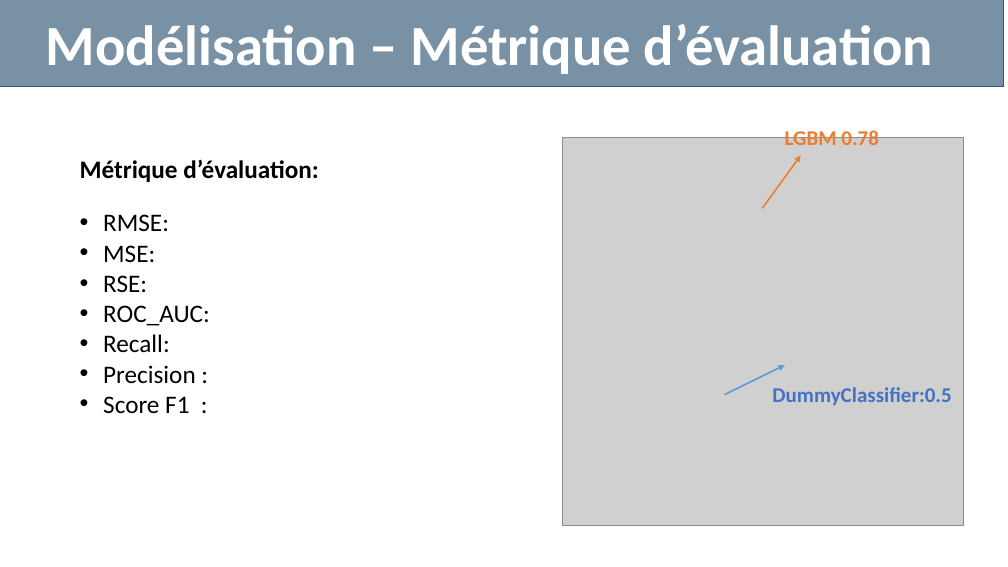
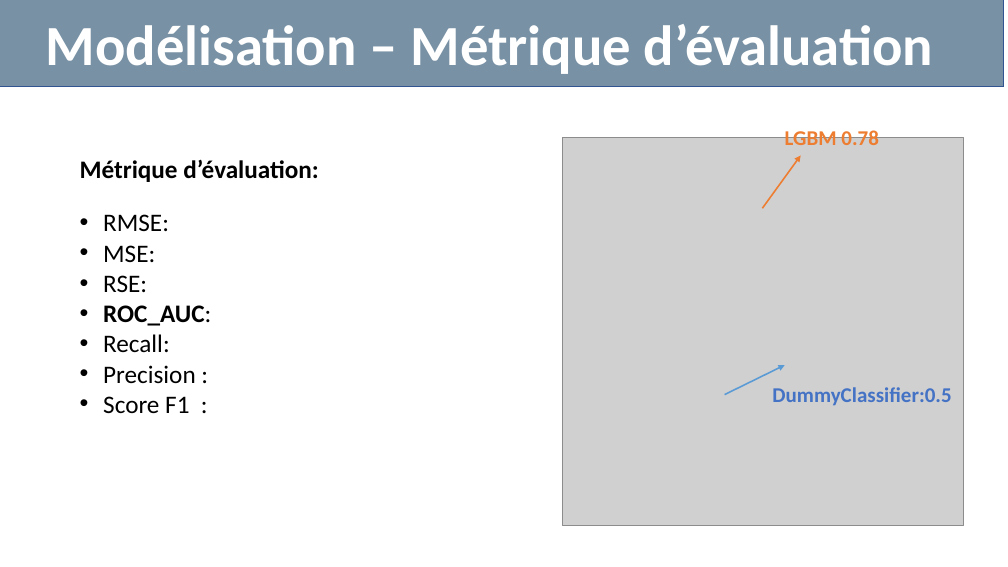
Before and after one commit to jlu0915/P7, a slide deck: slide 9 of Lu_Jing_4_presentation_032023.pptx (slide 10 before the commit). Drawn at 1008x567 pixels with LibreOffice and Linux fonts; fonts in the diff are those of the drawing; grey boxes stand for pictures. Boxes give left, top, right and bottom in pixels: in the first picture for what was removed or moved away, otherwise in the second. Text is boxed around its words. In the diff, an @@ line names an element or a change of style, - is before the commit and + after.

```diff
--- a/Lu_Jing_4_presentation_032023.pptx
+++ b/Lu_Jing_4_presentation_032023.pptx
@@ text at bbox=[103, 305, 211, 326]: bold on in "ROC_AUC:" @@
```
Also in this commit, not shown: 9 other slides changed.
